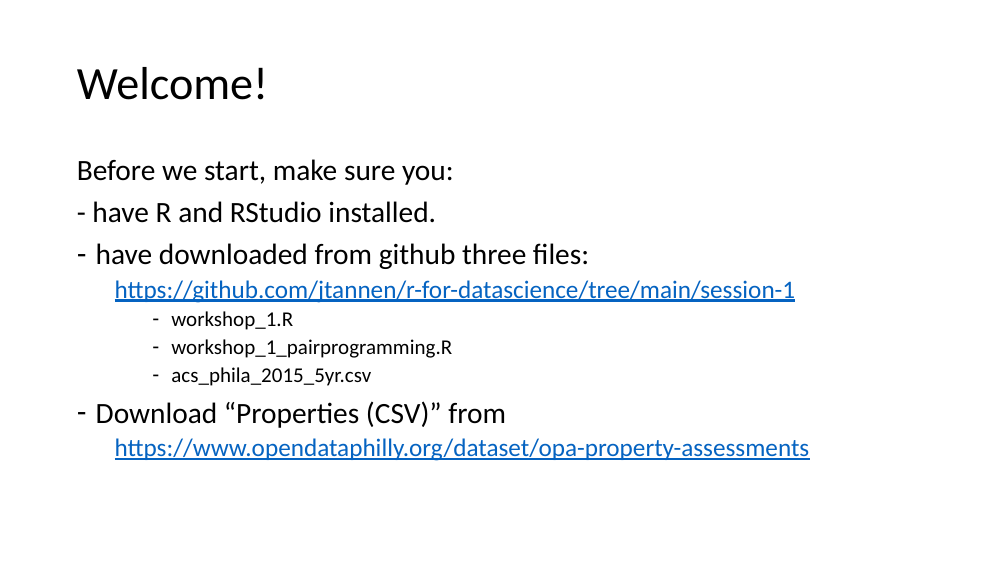
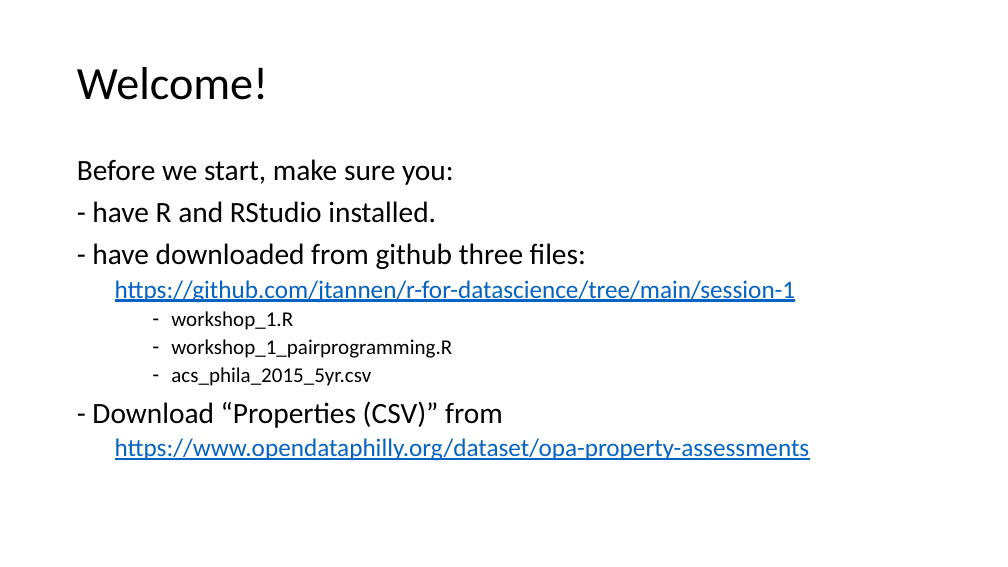
Before and after one commit to jtannen/r-for-datascience, a slide deck: slide 1 of session-1/session-1.pptx. Drawn at 1008x567 pixels with LibreOffice and Linux fonts; fonts in the diff are those of the drawing. Boxes give left, top, right and bottom in pixels: in the first picture for what was removed or moved away, otherwise in the second. Text is boxed around its words. In the diff, an @@ line names an element or a change of style, - is before the commit and + after.

```diff
--- a/session-1/session-1.pptx
+++ b/session-1/session-1.pptx
@@ text at (92, 243, 586, 269): text changed @@
-– have downloaded from github three files:
+- have downloaded from github three files:
@@ text at (92, 401, 503, 428): text changed @@
-– Download “Properties (CSV)” from
+- Download “Properties (CSV)” from
```
Also in this commit, not shown: 1 other slide changed, 6 other files.
